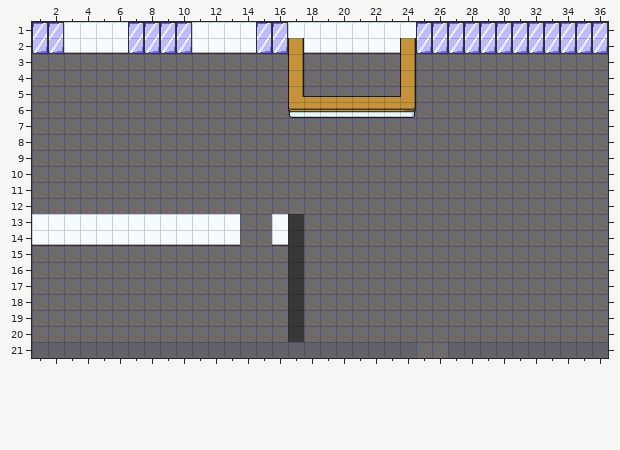
A Tiled map gets an edit: Assets/Graphics/Maps/Forest/Library.tmx. The picture above is the old version.
Cells are 16x16 px. Shown: x 1..36, y 1..21. Tiles whose own drawing changed are shown in their newer look in all pictures.
The result:
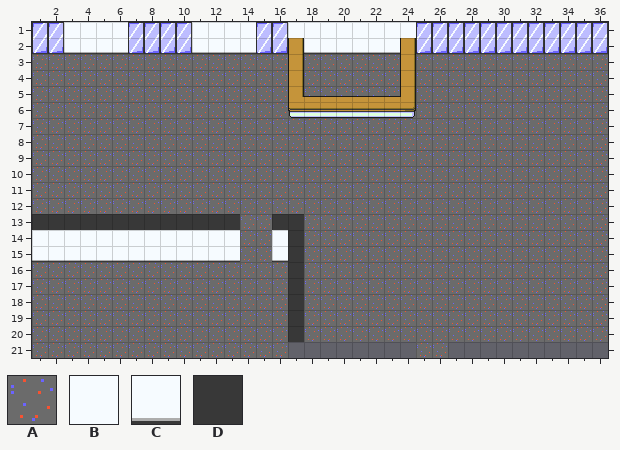
Key: from "Gym": A 41; from "Office": B 2, C 12, D 29.
_ is an empty cell, . an unchanged one.
The exact change:
--- layer "BG"
@@ x 1..16 @@
-14 CCCCCCCCCCCCC..C
-15 AAAAAAAAAAAAA..A
+14 BBBBBBBBBBBBB..B
+15 CCCCCCCCCCCCC..C
@@ x 1..16 @@
-21 ________________
+21 AAAAAAAAAAAAAAAA
--- layer "FG"
@@ x 1..16 @@
-13 BBBBBBBBBBBBB..B
+13 DDDDDDDDDDDDD..D
